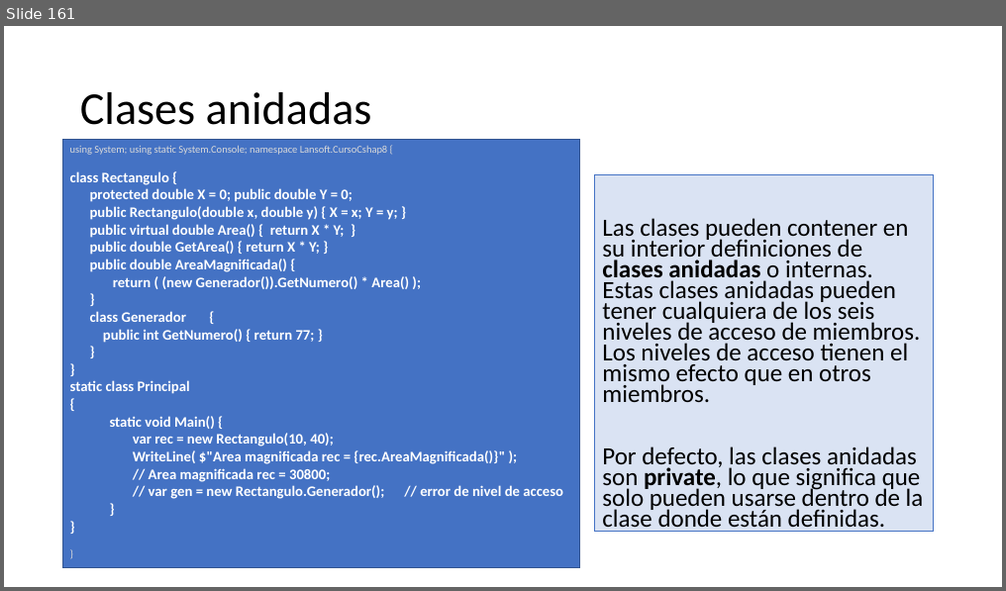
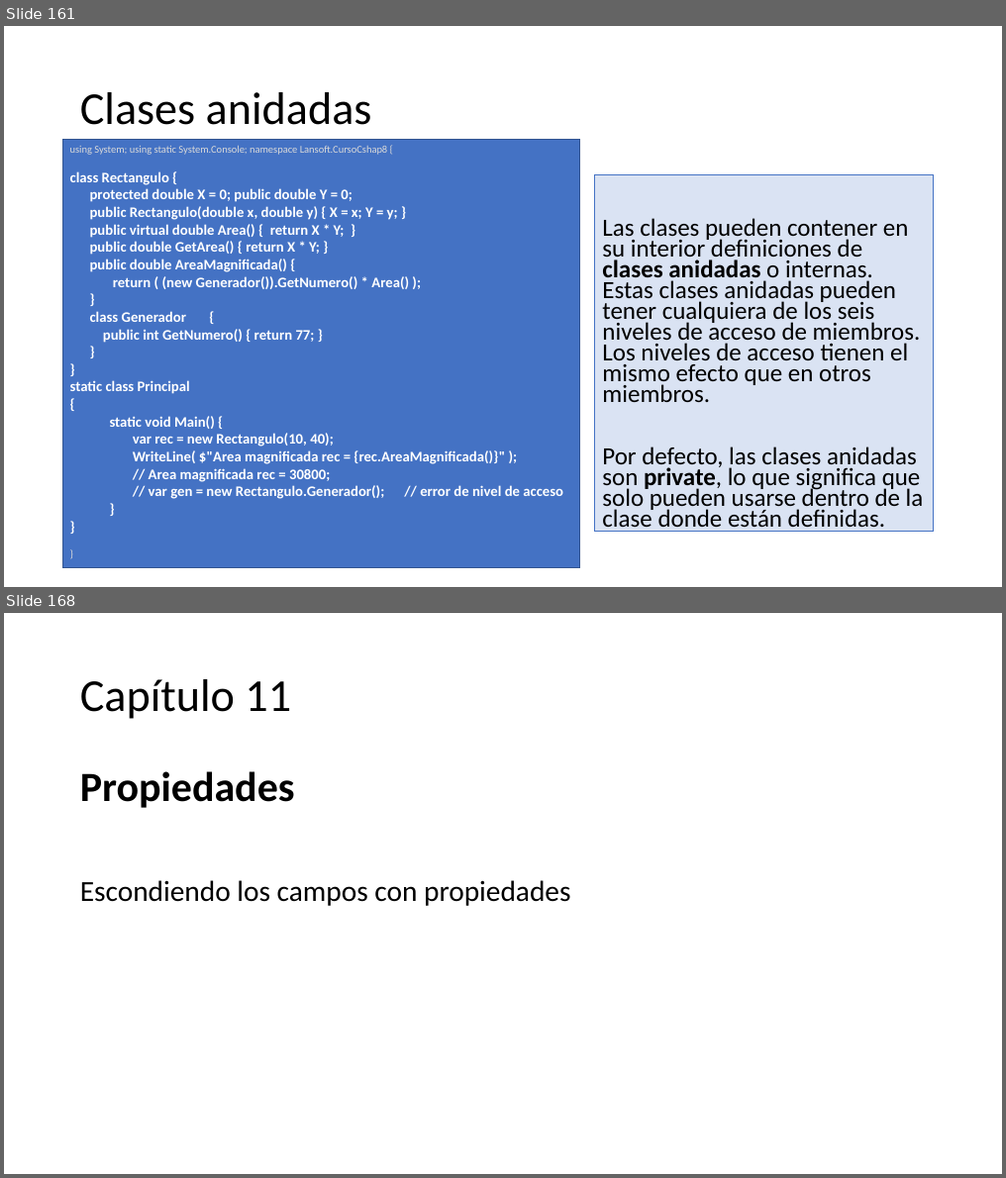
Before and after one commit to AlbertOsinaga/CursoCSharp__8, a slide deck: CSharpQuickReferencia.pptx. Shown one above the other, each under a label of ours: slide 161 before the commit, slides 161 and 168 after it; the slides between them are not shown. The pictures are 1006x591 and 1006x1178 pixels, drawn with LibreOffice and Linux fonts; fonts in the diff are those of the drawing. Boxes give left, top, right and bottom in pixels: in the first picture for what was removed or moved away, otherwise in the second. Text is boxed around its words. In the diff, an @@ line names an element or a change of style, - is before the commit and + after.

```diff
--- a/CSharpQuickReferencia.pptx
+++ b/CSharpQuickReferencia.pptx
@@ slide 168 added at (4,613,1002,1174), background #FFFFFF @@
@@ title added at (80,679,291,719), 44 pt, text #000000 @@
+Capítulo 11
@@ text added at (80,771,570,906), 28 pt, text #000000 @@
+Propiedades
+Escondiendo los campos con propiedades
```
Also in this commit, not shown: 9 other slides added.
